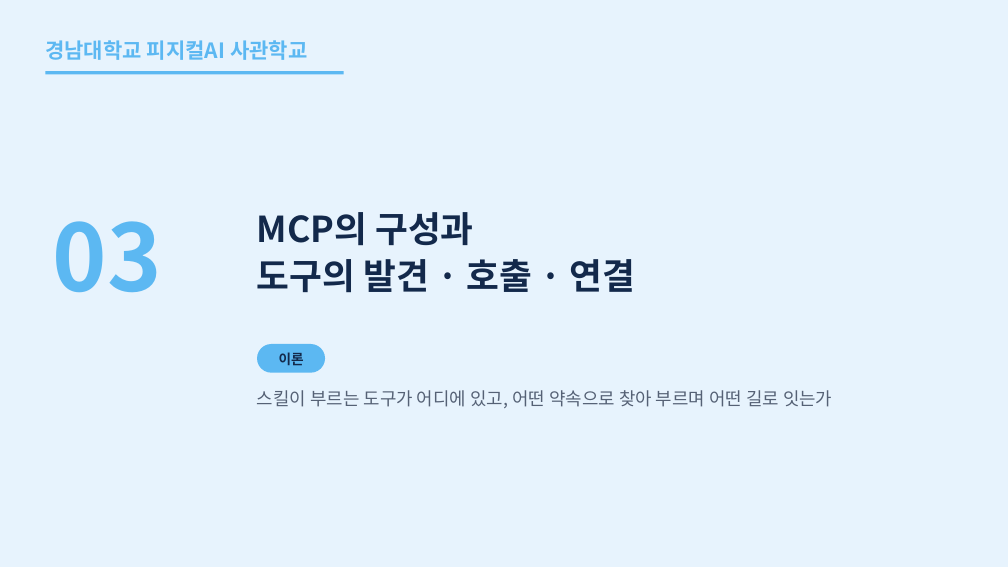
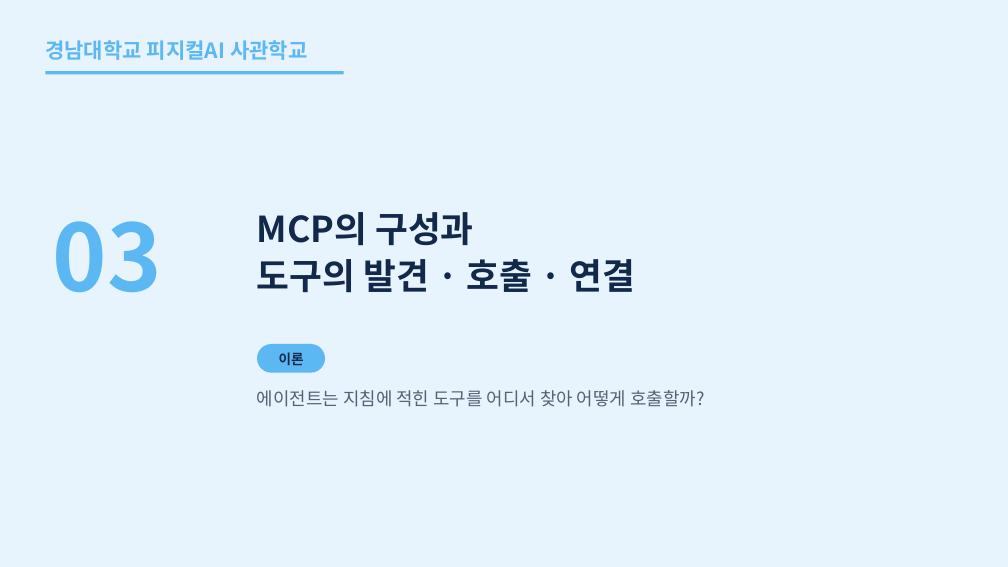
Before and after one commit to uengine-oss/hyd-iot-edu, a slide deck: slide 17 of workspace/강의제작/산출물/통합반/이론_오프라인/06회차/통합반_오프라인_06회차.pptx. Drawn at 1008x567 pixels with LibreOffice and Linux fonts; fonts in the diff are those of the drawing. Boxes give left, top, right and bottom in pixels: in the first picture for what was removed or moved away, otherwise in the second. Text is boxed around its words. In the diff, an @@ line names an element or a change of style, - is before the commit and + after.

Commit message:
통합반 현장 6회차 17~28장 MCP 도구 발견·입력 스키마·업무 응답과 stdio·HTTP 연결을 현장 화면·원본·노트로 검증한다

```diff
--- a/workspace/강의제작/산출물/통합반/이론_오프라인/06회차/통합반_오프라인_06회차.pptx
+++ b/workspace/강의제작/산출물/통합반/이론_오프라인/06회차/통합반_오프라인_06회차.pptx
@@ text at [257,390,705,407]: text changed @@
-스킬이 부르는 도구가 어디에 있고, 어떤 약속으로 찾아 부르며 어떤 길로 잇는가
+에이전트는 지침에 적힌 도구를 어디서 찾아 어떻게 호출할까?
```
Also in this commit, not shown: 11 other slides changed, 10 other files.
